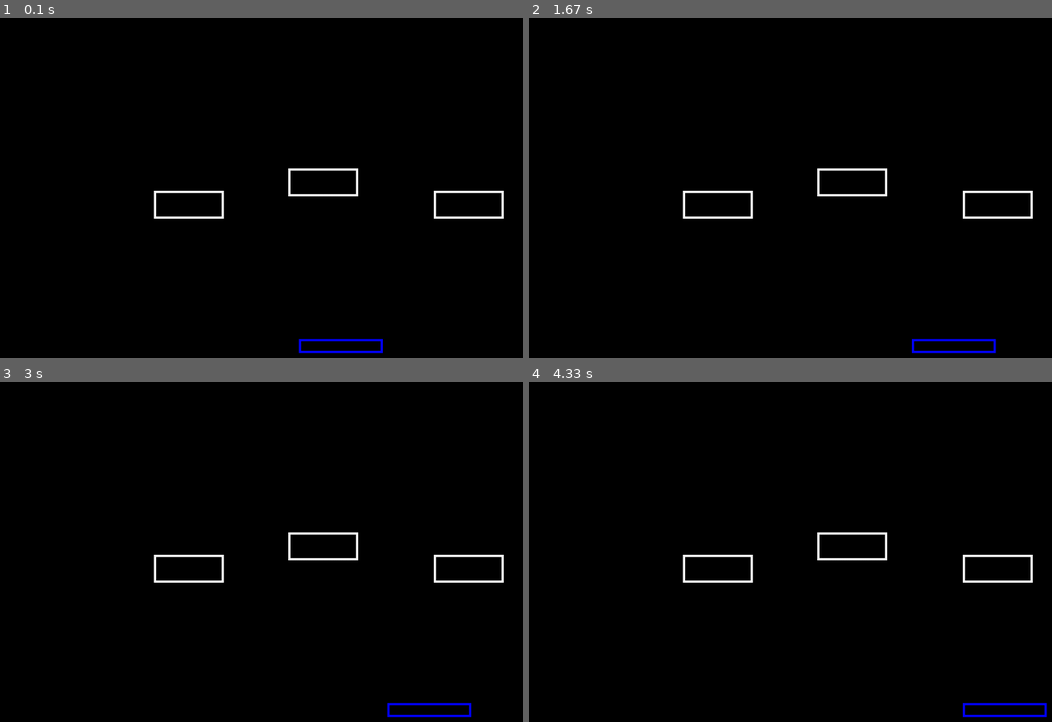
Above: before the commit, frames 1-4 (two rows, left to right).
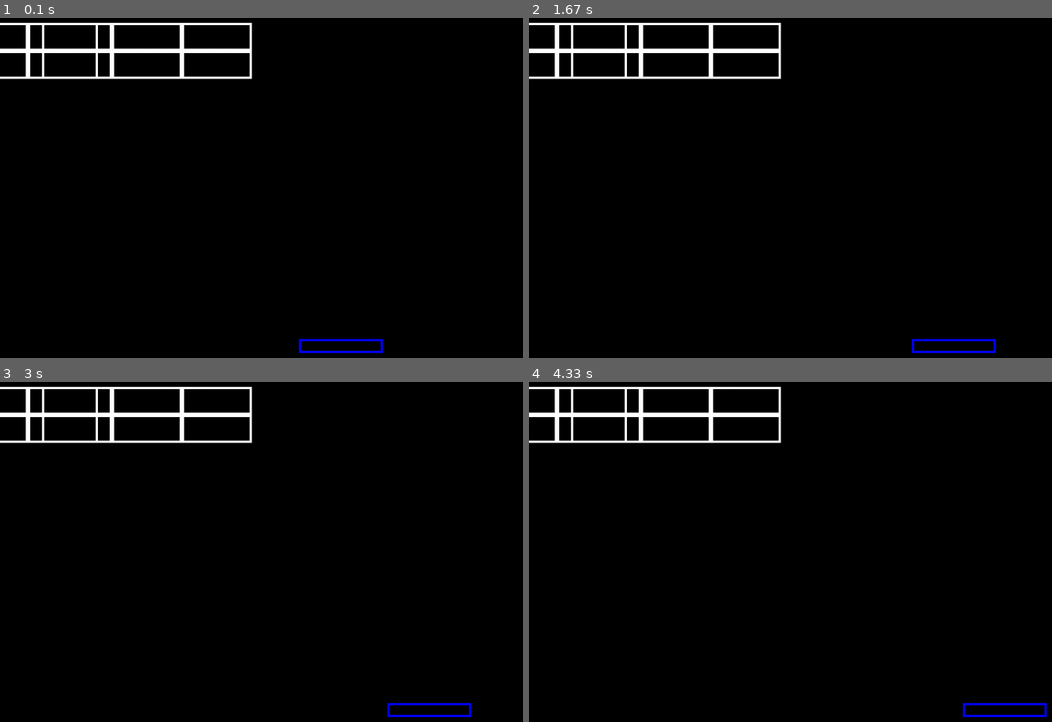
Above: after the commit, the same moments.

Repository: Random7-JF/pygame
Game: pygame game, started from main.py
The game is run twice, just before and just after one commit, with the same random seed, the same clock (stepped at 60 frames per second) and the same inputs.
Inputs:
- Up to frame 1 (0.1 s): no input
- Up to frame 2 (1.67 s): hold D 0.33-0.8 s; hold D 0.83-1.3 s; hold A from 1.33 s (still down)
- Up to frame 3 (3 s): release A at 1.87 s; hold A 1.9-2.3 s; hold D 2.33-2.97 s
- Up to frame 4 (4.33 s): hold A 3-3.47 s; hold D 3.5-3.97 s; hold D from 4 s (still down)

The runs differ from the first frame. In frame 1, 3.0% of the frame differs, in the area x 0-97%, y 1-60%; in frame 2, 3.0%; in frame 3, 3.0%; in frame 4, 3.0%.

Commit message:
level loading working

Diff:
--- a/game/level.py
+++ b/game/level.py
@@ -1,14 +1,16 @@
 import csv
-
+import pygame
 class Level():
     def __init__(self, level) -> None:
         self.level = level
         self.level_coords =  []
 
     def load_level(self):
-        with open("game/levels/level1.csv", "r") as levelfile:
+        level_file = "game/levels/" + self.level + ".csv"
+        with open(level_file, "r") as levelfile:
             reader = csv.reader(levelfile)
             for line in reader:
-                print("Coord:", line)
-                self.level_coords.append(line)
-            print(self.level_coords)
+                coord = pygame.Vector2()
+                coord.x = int(line[0])
+                coord.y = int(line[1])
+                self.level_coords.append(coord)
--- a/game/manager.py
+++ b/game/manager.py
@@ -31,14 +31,7 @@
         level = Level("level1")
         level.load_level()
 
-        # I want to load a map in here.
-        block = Block(400, 400)
-        block2 = Block(900, 400)
-        block3 = Block(SCREEN_WIDTH / 2, SCREEN_HEIGHT / 2)
-
-        self.add_group_to_draw(block)
-        self.add_group_to_update(block)
-        self.add_group_to_draw(block2)
-        self.add_group_to_update(block2)
-        self.add_group_to_draw(block3)
-        self.add_group_to_update(block3)
+        for block in level.level_coords:
+            new_block = Block(block[0], block[1])
+            self.add_group_to_draw(new_block)
+            self.add_group_to_update(new_block)
